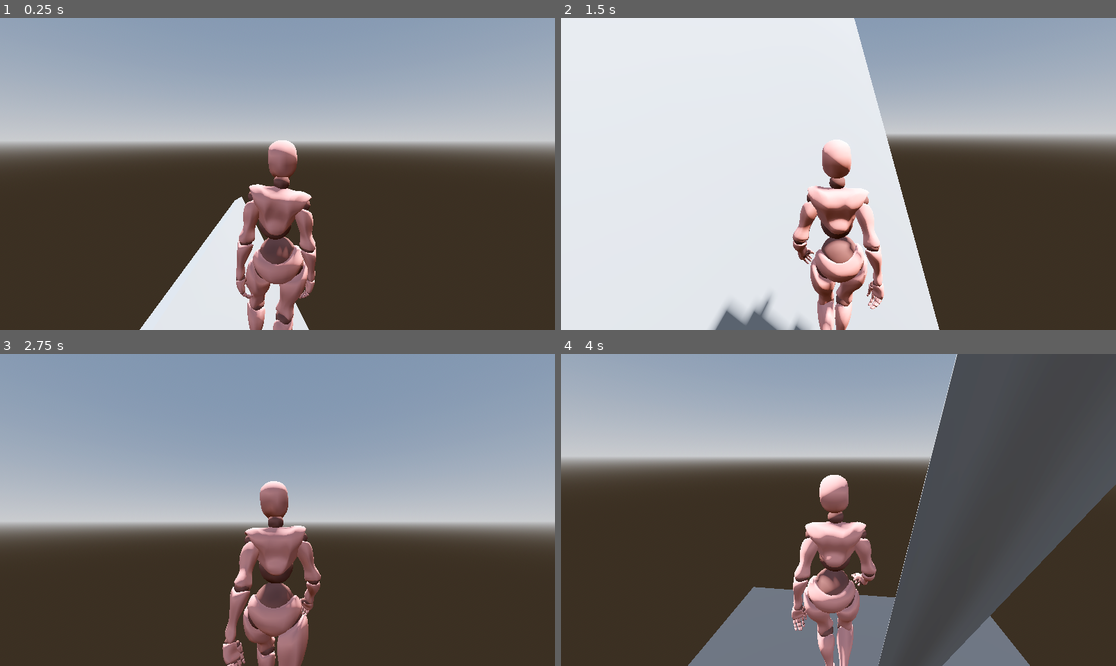
Above: before the commit, frames 1-4 (two rows, left to right).
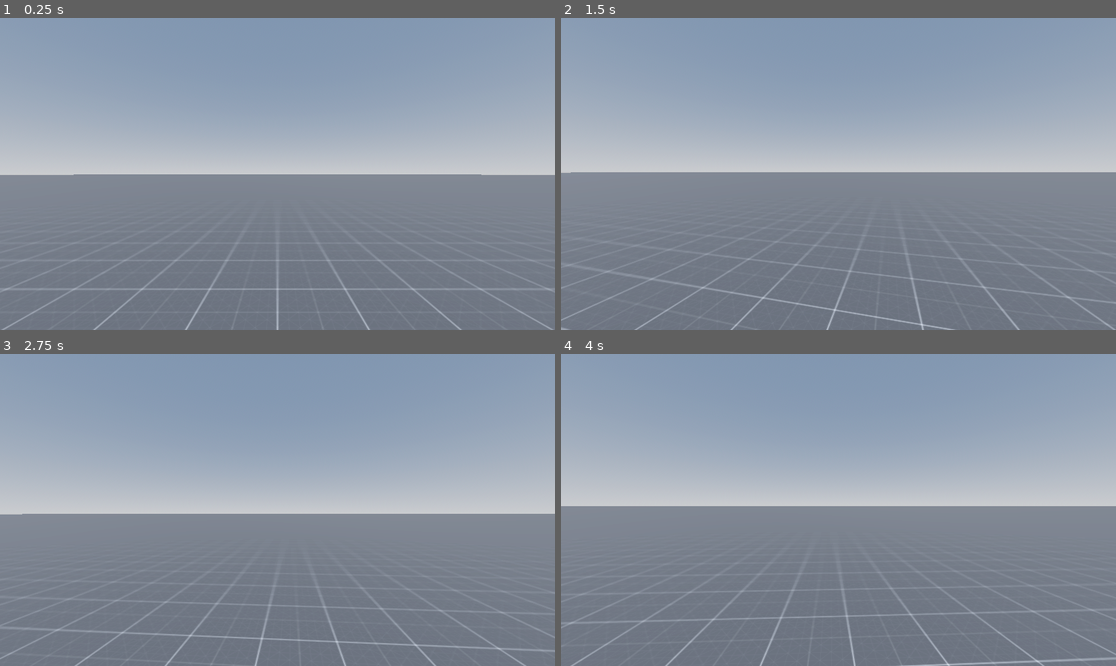
Above: after the commit, the same moments.

Repository: rohan-sav/Yr12GodotRohanHarshith
Game: Godot game, scene res://scenes/main.tscn
Same seed, same stepped clock (60 frames per second), same inputs: the game is played once before the commit and once after it.
Inputs (mouse positions are in pixels of both pictures, inside the frame that each line leads up to):
- Up to frame 1 (0.25 s): no input
- Up to frame 2 (1.5 s): tap Enter (ui_accept) at 0.5, 0.6, 0.77, 1.07, 1.35 s; move the mouse to (866, 174) at 0.52 s; hold Up (ui_up) from 0.53 s (still down); click (866, 174) at 0.67 s; move the mouse to (810, 174) at 1.27 s; click (810, 174) at 1.42 s
- Up to frame 3 (2.75 s): keep holding Up (ui_up); tap Enter (ui_accept) at 1.52, 1.82, 2.1 s; move the mouse to (288, 503) at 2.02 s; click (288, 503) at 2.17 s
- Up to frame 4 (4 s): keep holding Up (ui_up); move the mouse to (832, 516) at 2.77 s; tap Enter (ui_accept) at 2.85, 3.02, 3.32, 3.6, 3.77 s; click (832, 516) at 2.92 s; move the mouse to (877, 513) at 3.52 s; click (877, 513) at 3.67 s

The runs differ from the first frame. In frame 1, 65% of the frame differs, in the area x 0-100%, y 29-100%; in frame 2, 86%, in the area x 0-100%, y 0-100%; in frame 3, 49%; in frame 4, 80%.

Commit message:
proto controller

Diff:
--- /dev/null
+++ b/skitag/brackeys-proto-controller-main/proto_controller/proto_controller.gd
@@ -0,0 +1,178 @@
+# ProtoController v1.0 by Brackeys
+# CC0 License
+# Intended for rapid prototyping of first-person games.
+# Happy prototyping!
+
+extends CharacterBody3D
+
+## Can we move around?
+@export var can_move : bool = true
+## Are we affected by gravity?
+@export var has_gravity : bool = true
+## Can we press to jump?
+@export var can_jump : bool = true
+## Can we hold to run?
+@export var can_sprint : bool = false
+## Can we press to enter freefly mode (noclip)?
+@export var can_freefly : bool = false
+
+@export_group("Speeds")
+## Look around rotation speed.
+@export var look_speed : float = 0.002
+## Normal speed.
+@export var base_speed : float = 7.0
+## Speed of jump.
+@export var jump_velocity : float = 4.5
+## How fast do we run?
+@export var sprint_speed : float = 10.0
+## How fast do we freefly?
+@export var freefly_speed : float = 25.0
+
+@export_group("Input Actions")
+## Name of Input Action to move Left.
+@export var input_left : String = "ui_left"
+## Name of Input Action to move Right.
+@export var input_right : String = "ui_right"
+## Name of Input Action to move Forward.
+@export var input_forward : String = "ui_up"
+## Name of Input Action to move Backward.
+@export var input_back : String = "ui_down"
+## Name of Input Action to Jump.
+@export var input_jump : String = "ui_accept"
+## Name of Input Action to Sprint.
+@export var input_sprint : String = "sprint"
+## Name of Input Action to toggle freefly mode.
+@export var input_freefly : String = "freefly"
+
+var mouse_captured : bool = false
+var look_rotation : Vector2
+var move_speed : float = 0.0
+var freeflying : bool = false
+
+## IMPORTANT REFERENCES
+@onready var head: Node3D = $Head
+@onready var collider: CollisionShape3D = $Collider
+
+func _ready() -> void:
+	check_input_mappings()
+	look_rotation.y = rotation.y
+	look_rotation.x = head.rotation.x
+
+func _unhandled_input(event: InputEvent) -> void:
+	# Mouse capturing
+	if Input.is_mouse_button_pressed(MOUSE_BUTTON_LEFT):
+		capture_mouse()
+	if Input.is_key_pressed(KEY_ESCAPE):
+		release_mouse()
+
+	# Look around
+	if mouse_captured and event is InputEventMouseMotion:
+		rotate_look(event.relative)
+
+	# Toggle freefly mode
+	if can_freefly and Input.is_action_just_pressed(input_freefly):
+		if not freeflying:
+			enable_freefly()
+		else:
+			disable_freefly()
+
+func _physics_process(delta: float) -> void:
+	# If freeflying, handle freefly and nothing else
+	if can_freefly and freeflying:
+		var input_dir := Input.get_vector(input_left, input_right, input_forward, input_back)
+		var motion := (head.global_basis * Vector3(input_dir.x, 0, input_dir.y)).normalized()
+		motion *= freefly_speed * delta
+		move_and_collide(motion)
+		return
+
+	# Apply gravity to velocity
+	if has_gravity:
+		if not is_on_floor():
+			velocity += get_gravity() * delta
+
+	# Apply jumping
+	if can_jump:
+		if Input.is_action_just_pressed(input_jump) and is_on_floor():
+			velocity.y = jump_velocity
+
+	# Modify speed based on sprinting
+	if can_sprint and Input.is_action_pressed(input_sprint):
+			move_speed = sprint_speed
+	else:
+		move_speed = base_speed
+
+	# Apply desired movement to velocity
+	if can_move:
+		var input_dir := Input.get_vector(input_left, input_right, input_forward, input_back)
+		var move_dir := (transform.basis * Vector3(input_dir.x, 0, input_dir.y)).normalized()
+		if move_dir:
+			velocity.x = move_dir.x * move_speed
+			velocity.z = move_dir.z * move_speed
+		else:
+			velocity.x = move_toward(velocity.x, 0, move_speed)
+			velocity.z = move_toward(velocity.z, 0, move_speed)
+	else:
+		velocity.x = 0
+		velocity.y = 0
+
+	# Use velocity to actually move
+	move_and_slide()
+
+
+## Rotate us to look around.
+## Base of controller rotates around y (left/right). Head rotates around x (up/down).
+## Modifies look_rotation based on rot_input, then resets basis and rotates by look_rotation.
+func rotate_look(rot_input : Vector2):
+	look_rotation.x -= rot_input.y * look_speed
+	look_rotation.x = clamp(look_rotation.x, deg_to_rad(-85), deg_to_rad(85))
+	look_rotation.y -= rot_input.x * look_speed
+	transform.basis = Basis()
+	rotate_y(look_rotation.y)
+	head.transform.basis = Basis()
+	head.rotate_x(look_rotation.x)
+
+
+func enable_freefly():
+	collider.disabled = true
+	freeflying = true
+	velocity = Vector3.ZERO
+
+func disable_freefly():
+	collider.disabled = false
+	freeflying = false
+
+
+func capture_mouse():
+	Input.set_mouse_mode(Input.MOUSE_MODE_CAPTURED)
+	mouse_captured = true
+
+
+func release_mouse():
+	Input.set_mouse_mode(Input.MOUSE_MODE_VISIBLE)
+	mouse_captured = false
+
+
+## Checks if some Input Actions haven't been created.
+## Disables functionality accordingly.
+func check_input_mappings():
+	if can_move and not InputMap.has_action(input_left):
+		push_error("Movement disabled. No InputAction found for input_left: " + input_left)
+		can_move = false
+	if can_move and not InputMap.has_action(input_right):
+		push_error("Movement disabled. No InputAction found for input_right: " + input_right)
+		can_move = false
+	if can_move and not InputMap.has_action(input_forward):
+		push_error("Movement disabled. No InputAction found for input_forward: " + input_forward)
+		can_move = false
+	if can_move and not InputMap.has_action(input_back):
+		push_error("Movement disabled. No InputAction found for input_back: " + input_back)
+		can_move = false
+	if can_jump and not InputMap.has_action(input_jump):
+		push_error("Jumping disabled. No InputAction found for input_jump: " + input_jump)
+		can_jump = false
+	if can_sprint and not InputMap.has_action(input_sprint):
+		push_error("Sprinting disabled. No InputAction found for input_sprint: " + input_sprint)
+		can_sprint = false
+	if can_freefly and not InputMap.has_action(input_freefly):
+		push_error("Freefly disabled. No InputAction found for input_freefly: " + input_freefly)
+		can_freefly = false
--- /dev/null
+++ b/skitag/brackeys-proto-controller-main/proto_controller/proto_controller.tscn
@@ -0,0 +1,32 @@
+[gd_scene load_steps=5 format=3 uid="uid://bs72ogkvdd7d6"]
+
+[ext_resource type="Script" uid="uid://dv2a8bivephwj" path="res://brackeys-proto-controller-main/proto_controller/proto_controller.gd" id="1_ucva2"]
+
+[sub_resource type="StandardMaterial3D" id="StandardMaterial3D_iof21"]
+albedo_color = Color(0.91806, 0.575202, 0.222449, 1)
+
+[sub_resource type="CapsuleMesh" id="CapsuleMesh_ucva2"]
+radius = 0.4
+height = 1.8
+
+[sub_resource type="CapsuleShape3D" id="CapsuleShape3D_iof21"]
+radius = 0.4
+height = 1.8
+
+[node name="ProtoController" type="CharacterBody3D"]
+script = ExtResource("1_ucva2")
+
+[node name="Mesh" type="MeshInstance3D" parent="."]
+transform = Transform3D(1, 0, 0, 0, 1, 0, 0, 0, 1, 0, 0.9, 0)
+material_override = SubResource("StandardMaterial3D_iof21")
+cast_shadow = 0
+mesh = SubResource("CapsuleMesh_ucva2")
+
+[node name="Collider" type="CollisionShape3D" parent="."]
+transform = Transform3D(1, 0, 0, 0, 1, 0, 0, 0, 1, 0, 0.9, 0)
+shape = SubResource("CapsuleShape3D_iof21")
+
+[node name="Head" type="Node3D" parent="."]
+transform = Transform3D(1, 0, 0, 0, 1, 0, 0, 0, 1, 0, 1.7, 0)
+
+[node name="Camera3D" type="Camera3D" parent="Head"]
--- a/skitag/scenes/main.tscn
+++ b/skitag/scenes/main.tscn
@@ -1,7 +1,7 @@
 [gd_scene load_steps=9 format=3 uid="uid://c4mgssr54007v"]
 
-[ext_resource type="PackedScene" uid="uid://cslarprd0aur" path="res://scenes/player.tscn" id="1_0wfyh"]
 [ext_resource type="Texture2D" uid="uid://cwsdk3j7ol2pb" path="res://Dark/texture_05.png" id="1_o5qli"]
+[ext_resource type="PackedScene" uid="uid://bs72ogkvdd7d6" path="res://brackeys-proto-controller-main/proto_controller/proto_controller.tscn" id="3_sugp2"]
 
 [sub_resource type="ProceduralSkyMaterial" id="ProceduralSkyMaterial_0wfyh"]
 sky_horizon_color = Color(0.662243, 0.671743, 0.686743, 1)
@@ -44,9 +44,6 @@
 
 [node name="WorldEnvironment" type="WorldEnvironment" parent="."]
 environment = SubResource("Environment_jyhfs")
-
-[node name="Player" parent="." instance=ExtResource("1_0wfyh")]
-transform = Transform3D(1, 0, 0, 0, 1, 0, 0, 0, 1, -291.837, 669.176, 2.88392)
 
 [node name="Path3D" type="Path3D" parent="."]
 transform = Transform3D(1, 0, 0, 0, 1.05984, 0, 0, 0, 1.05984, 0, 6.63018, 0)
@@ -99,3 +96,7 @@
 path_u_distance = 1.0
 path_joined = false
 smooth_faces = true
+
+[node name="ProtoController" parent="." instance=ExtResource("3_sugp2")]
+can_sprint = true
+sprint_speed = 20.0
Not shown, added: skitag/brackeys-proto-controller-main/proto_controller/proto_controller.gd.uid
Not shown, added: skitag/brackeys-proto-controller-main/LICENSE
Not shown, added: skitag/brackeys-proto-controller-main/README.md
